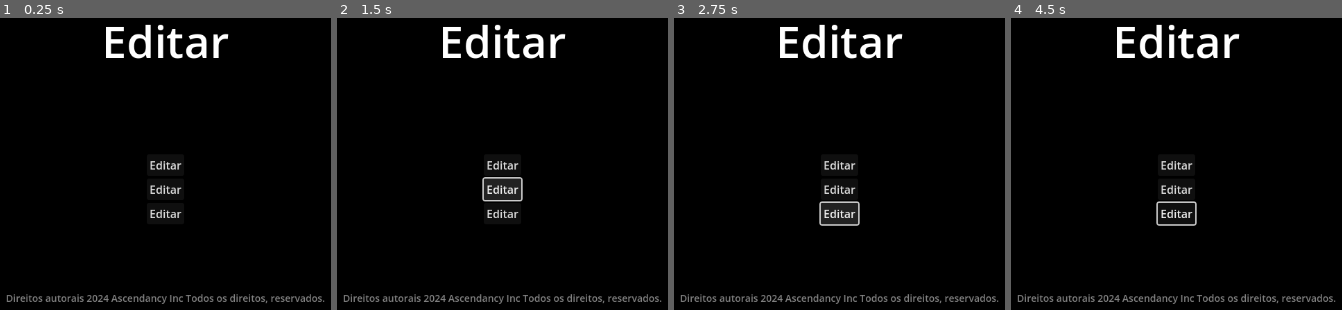
Above: before the commit, frames 1-4 (left to right).
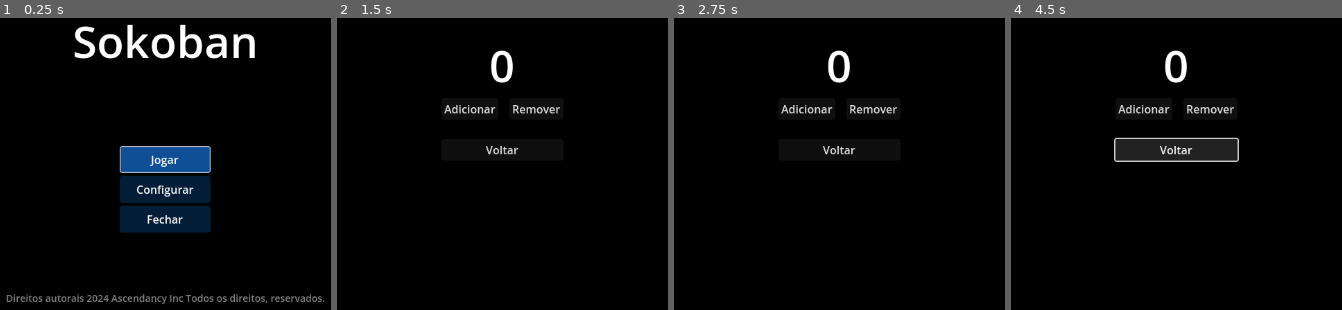
Above: after the commit, the same moments.

Repository: jcmljunior/hello
Game: Godot game, scene res://features/gui/scenes/start.tscn
Two runs of this game, one before a commit and one after it. Both use one fixed random seed, a clock stepped at 60 frames per second and the inputs below. The project has no main scene, so this scene is started directly.
Inputs (mouse positions are in pixels of both pictures, inside the frame that each line leads up to):
- Up to frame 1 (0.25 s): no input
- Up to frame 2 (1.5 s): click (502, 164) at 0.5 s, where only the run before the commit has a clickable "Editar"; click (502, 190) at 1.25 s, where only the run before the commit has a clickable "Editar"
- Up to frame 3 (2.75 s): click (839, 213) at 2 s, where only the run before the commit has a clickable "Editar"
- Up to frame 4 (4.5 s): click (1143, 108) at 2.75 s, where only the run after the commit has a clickable "Adicionar"; click (1209, 108) at 3.5 s, where only the run after the commit has a clickable "Remover"; click (1176, 149) at 4.25 s, where only the run after the commit has a clickable "Voltar"

The runs differ from the first frame. In frame 1, 11% of the frame differs, in the area x 22-78%, y 2-74%; in frame 2, 5.6%; in frame 3, 5.6%; in frame 4, 7.8%.
Error after the commit: Parse Error: Identifier "AutoloadManager" not declared in the current scope. (res://features/demo/scripts/teste.gd:10)

Commit message:
Adicionado botões Jogar, Configurar e Fechar.

Diff:
--- a/features/gui/scenes/start.tscn
+++ b/features/gui/scenes/start.tscn
@@ -1,4 +1,8 @@
-[gd_scene format=3 uid="uid://bmwakh4qavj55"]
+[gd_scene load_steps=4 format=3 uid="uid://bmwakh4qavj55"]
+
+[ext_resource type="PackedScene" uid="uid://b2el6n2wox3o3" path="res://features/gui/objects/play_button.tscn" id="1_vi03e"]
+[ext_resource type="PackedScene" uid="uid://bwhvw0svvld8i" path="res://features/gui/objects/settings_button.tscn" id="3_aul0g"]
+[ext_resource type="PackedScene" uid="uid://dy8tbg5xt33cq" path="res://features/gui/objects/quit_button.tscn" id="4_tcbah"]
 
 [node name="Start" type="Control"]
 layout_mode = 3
@@ -53,7 +57,7 @@
 [node name="Label" type="Label" parent="MarginContainer/BoxContainer/MarginContainer/BoxContainer/VBoxContainer2"]
 layout_mode = 2
 theme_override_font_sizes/font_size = 64
-text = "Editar"
+text = "Sokoban"
 
 [node name="BoxContainer" type="BoxContainer" parent="MarginContainer/BoxContainer"]
 layout_mode = 2
@@ -73,17 +77,14 @@
 [node name="VBoxContainer" type="VBoxContainer" parent="MarginContainer/BoxContainer/BoxContainer/MarginContainer2/BoxContainer2"]
 layout_mode = 2
 
-[node name="Button" type="Button" parent="MarginContainer/BoxContainer/BoxContainer/MarginContainer2/BoxContainer2/VBoxContainer"]
+[node name="PlayButton" parent="MarginContainer/BoxContainer/BoxContainer/MarginContainer2/BoxContainer2/VBoxContainer" instance=ExtResource("1_vi03e")]
 layout_mode = 2
-text = "Editar"
 
-[node name="Button2" type="Button" parent="MarginContainer/BoxContainer/BoxContainer/MarginContainer2/BoxContainer2/VBoxContainer"]
+[node name="SettingsButton" parent="MarginContainer/BoxContainer/BoxContainer/MarginContainer2/BoxContainer2/VBoxContainer" instance=ExtResource("3_aul0g")]
 layout_mode = 2
-text = "Editar"
 
-[node name="Button3" type="Button" parent="MarginContainer/BoxContainer/BoxContainer/MarginContainer2/BoxContainer2/VBoxContainer"]
+[node name="QuitButton" parent="MarginContainer/BoxContainer/BoxContainer/MarginContainer2/BoxContainer2/VBoxContainer" instance=ExtResource("4_tcbah")]
 layout_mode = 2
-text = "Editar"
 
 [node name="MarginContainer3" type="MarginContainer" parent="MarginContainer/BoxContainer"]
 layout_mode = 2
